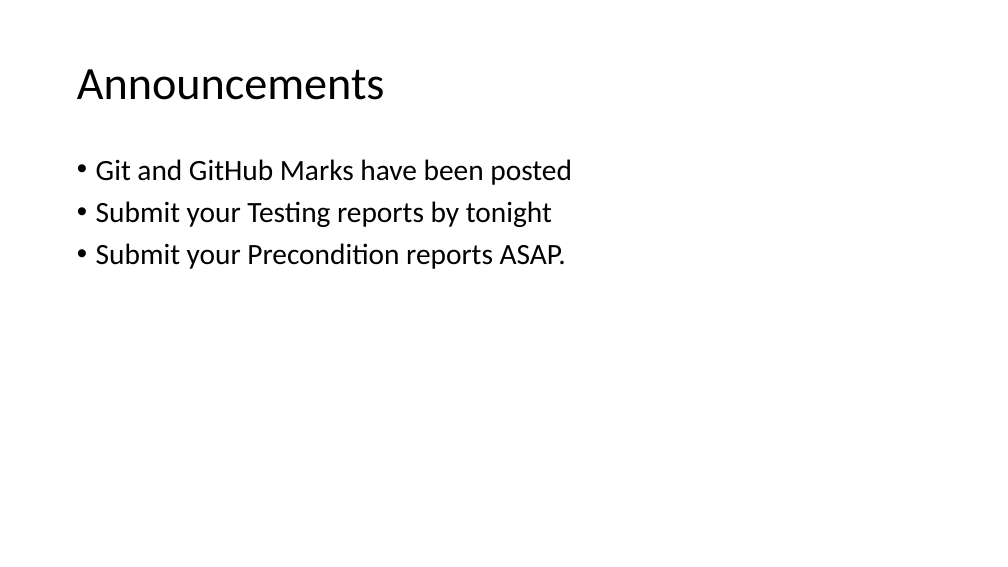
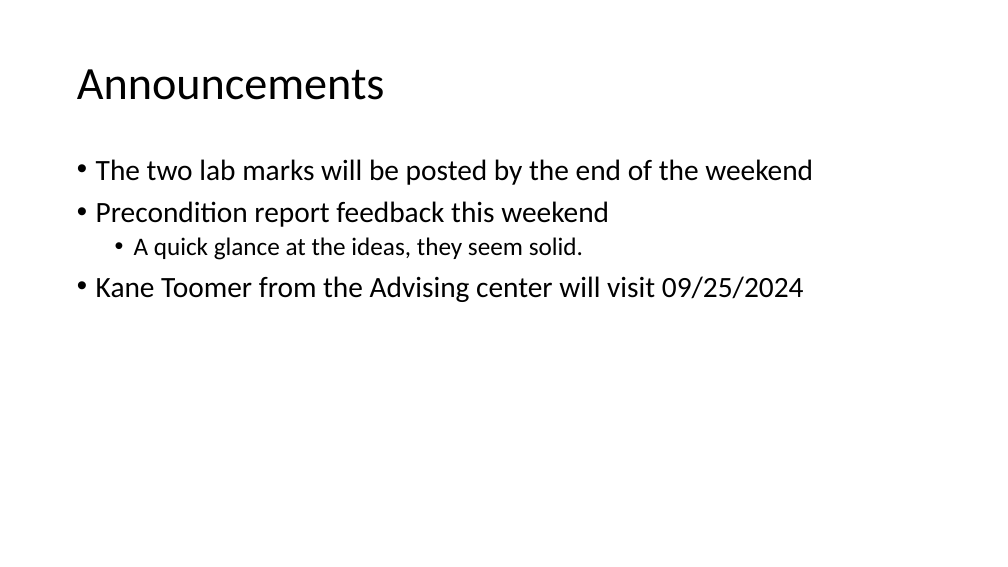
Before and after one commit to johnxu21/johnxu21.github.io, a slide deck: slide 2 of teaching/CS472/Timetable/CI-CD.pptx. Drawn at 1008x567 pixels with LibreOffice and Linux fonts; fonts in the diff are those of the drawing. Boxes give left, top, right and bottom in pixels: in the first picture for what was removed or moved away, otherwise in the second. Text is boxed around its words. In the diff, an @@ line names an element or a change of style, - is before the commit and + after.

```diff
--- a/teaching/CS472/Timetable/CI-CD.pptx
+++ b/teaching/CS472/Timetable/CI-CD.pptx
@@ text at [96,159,813,302]: text changed @@
-• Git and GitHub Marks have been posted
-• Submit your Testing reports by tonight
-• Submit your Precondition reports ASAP.
+• The two lab marks will be posted by the end of the weekend
+• Precondition report feedback this weekend
+  • A quick glance at the ideas, they seem solid.
+• Kane Toomer from the Advising center will visit 09/25/2024
```
Also in this commit, not shown: 1 other slide changed, 2 other files.
